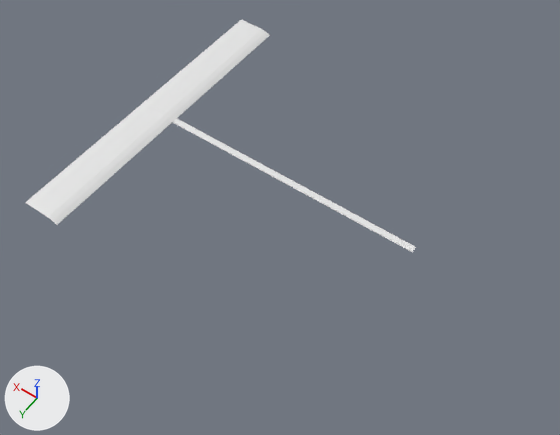
The glTF model project--farmer/model/path/WheatPath.glb, before and after one commit.
One viewpoint serves both versions: a 50 mm camera at (-304.0, 437.0, 616.0) aimed at (-13.0, 30.0, -23.0). Every picture has the same lights, and +X, +Y and +Z are marked at lower left. The first picture is the older version. Where no turn or scale is listed for an object, it has been applied to the vertices. Vertices at exactly the same position are counted once.

The older version as bpy lines, for what is in view:
```python
me_plane = bpy.data.meshes.new('Plane')
me_plane.from_pydata(...)  # 23 vertices, 20 faces; spans x -153.0..197.0, y -3.0..3.0, z -1.0..4.0
me_plane_003 = bpy.data.meshes.new('Plane.003')
me_plane_003.from_pydata(...)  # 32 vertices, 44 faces; spans x 153.0..197.0, y -181.0..181.0, z -1.0..4.0
ob_pathtotown = bpy.data.objects.new('PathToTown', me_plane)
ob_pathtotown.location = (0.0, 0.0, 0.0)
ob_pathtotown_001 = bpy.data.objects.new('PathToTown.001', me_plane_003)
ob_pathtotown_001.location = (0.0, 0.0, 0.0)
```
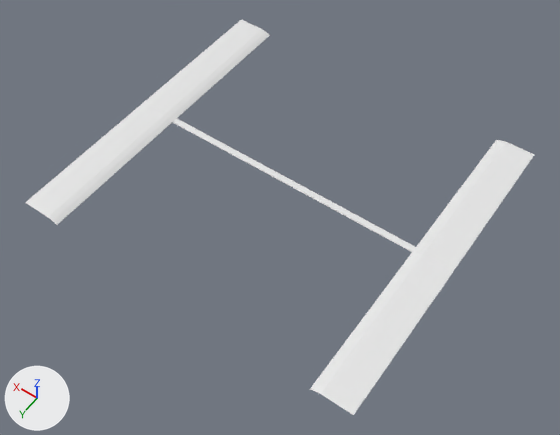
What the commit changed:
me_plane is used by ob_pathtotown; location (0.0, 0.0, 0.0).
me_plane had 23 vertices, 20 faces and spanned x -153.0..197.0, y -3.0..3.0, z -1.0..4.0.
me_plane now has 39 vertices, 40 faces and spans x -197.0..197.0, y -3.0..3.0, z -1.0..4.0.
Part 1, on me_plane:
8 faces are deleted.
9 vertices are added at x -197.0..-158.0, y -3.0..3.0, z 2.0..4.0.
7 new vertices lie (-153.0, 0.0, 0.0) away from vertices in x 153.0, y -3.0..3.0, z -1.0..0.0.
28 new faces join them.
me_plane_003 is used by ob_pathtotown_001; location (0.0, 0.0, 0.0).
me_plane_003 had 32 vertices, 44 faces and spanned x 153.0..197.0, y -181.0..181.0, z -1.0..4.0.
me_plane_003 now has 64 vertices, 88 faces and spans x -197.0..197.0, y -181.0..181.0, z -1.0..4.0.
me_plane_003 part 2: the loose piece of 16 vertices spanning x 153.0..197.0, y -181.0..-3.0, z -1.0..4.0 is copied, and the copy is mirrored in x about the mesh origin; it spans x -197.0..-153.0, y -181.0..-3.0, z -1.0..4.0.
me_plane_003 part 3: the loose piece of 16 vertices spanning x 153.0..197.0, y 3.0..181.0, z -1.0..4.0 is copied, and the copy is mirrored in x about the mesh origin; it spans x -197.0..-153.0, y 3.0..181.0, z -1.0..4.0.

Changed parts and their boxes [x1, y1, x2, y2] in the pictures (560 x 435 px):
'PathToTown.001', reshaped (108% wider, 92% taller)
    before: [26, 20, 270, 225]
    after: [26, 20, 534, 415]
'PathToTown', reshaped (15% wider, 12% taller)
    before: [143, 100, 416, 251]
    after: [143, 100, 457, 270]
part 1 of me_plane, built on
    before: [173, 118, 416, 251]
    after: [410, 245, 457, 270]
part 2 of me_plane_003, added
    after: [416, 140, 534, 266]
part 3 of me_plane_003, added
    after: [310, 252, 453, 415]
